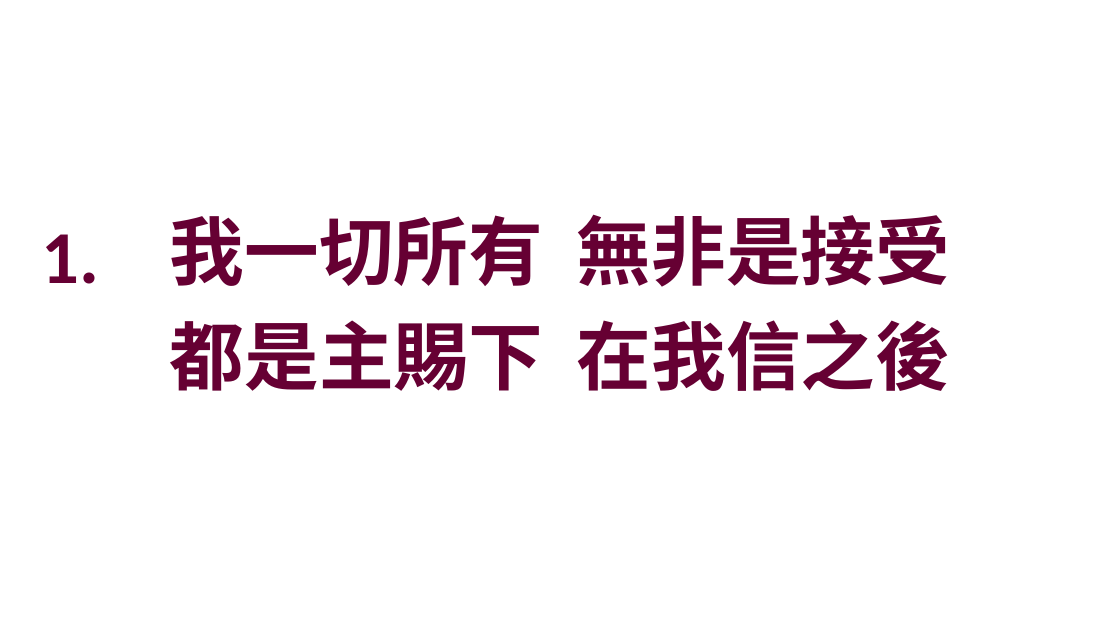
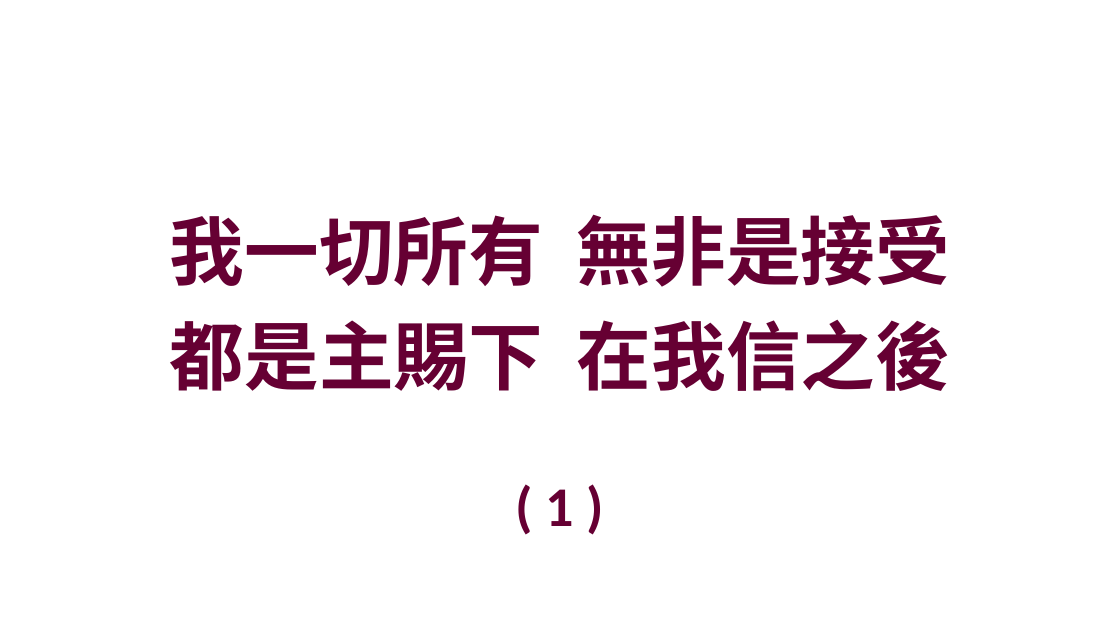
Before and after one commit to batisuoc/other-ppts, a slide deck: slide 20 of 崇拜流程_version02.pptx. Drawn at 1120x630 pixels with LibreOffice and Linux fonts; fonts in the diff are those of the drawing; background and template pictures are left out. Boxes give left, top, right and bottom in pixels: in the first picture for what was removed or moved away, otherwise in the second. Text is boxed around its words. In the diff, an @@ line names an element or a change of style, - is before the commit and + after.

```diff
--- a/崇拜流程_version02.pptx
+++ b/崇拜流程_version02.pptx
@@ text at box(546, 489, 574, 526): text changed; size 48 to 36 pt @@
-1.
+( 1 )
```
